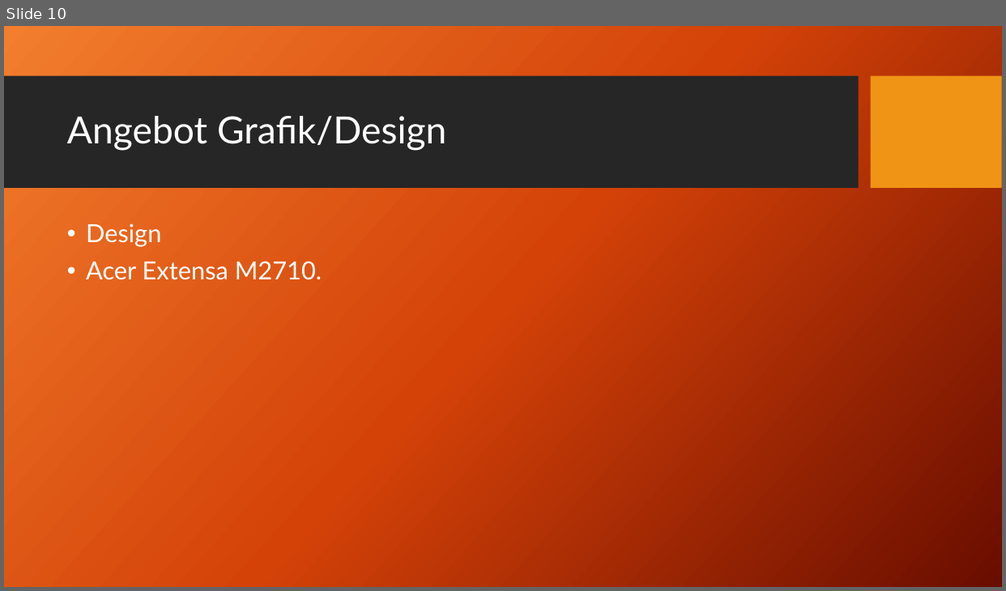
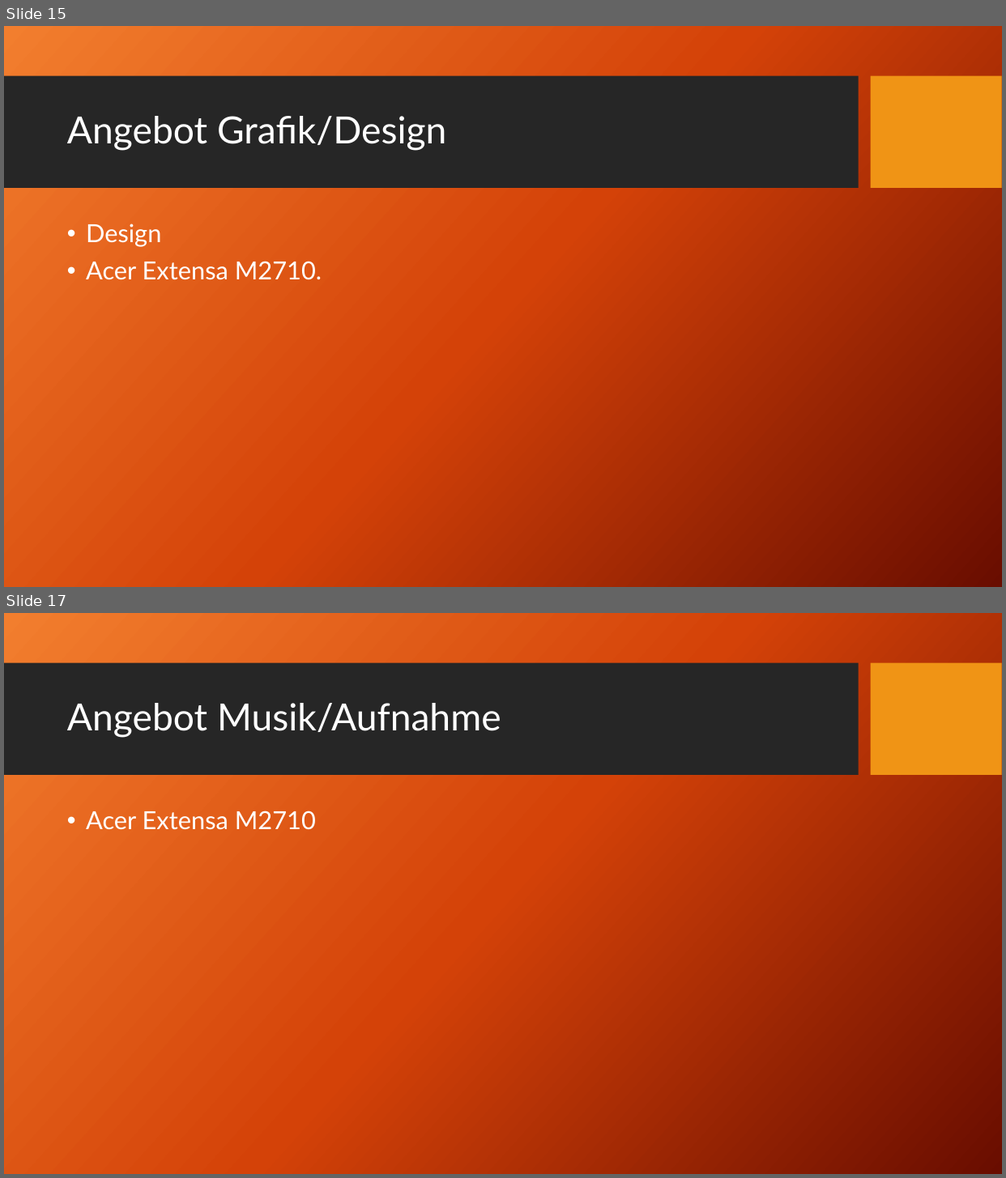
Before and after one commit to HaJaReDeluxe/mintBerryCrunchGames, a slide deck: Angebot für mintBerryCrunchGames GmbH.pptx. Shown one above the other, each under a label of ours: slide 10 before the commit, slides 15 and 17 after it; the slides between them are not shown. The pictures are 1006x591 and 1006x1178 pixels, drawn with LibreOffice and Linux fonts; fonts in the diff are those of the drawing; background and template pictures are left out. Boxes give left, top, right and bottom in pixels: in the first picture for what was removed or moved away, otherwise in the second. Text is boxed around its words. In the diff, an @@ line names an element or a change of style, - is before the commit and + after.

```diff
--- a/Angebot für mintBerryCrunchGames GmbH.pptx
+++ b/Angebot für mintBerryCrunchGames GmbH.pptx
@@ slide 17 added at (x1=4, y1=613, x2=1002, y2=1174), background picture (left out); not listed: 2 template elements that a slide beside it also shows @@
@@ title added at (x1=67, y1=703, x2=501, y2=738), 36 pt, text #FFFFFF @@
+Angebot Musik/Aufnahme
@@ text added at (x1=86, y1=811, x2=316, y2=830), 24 pt, text #FFFFFF @@
+• Acer Extensa M2710
@@ what was slide 10 is now slide 15 @@
```
Also in this commit, not shown: 2 slides changed, 10 other slides added, 2 slides removed, 2 other files.
